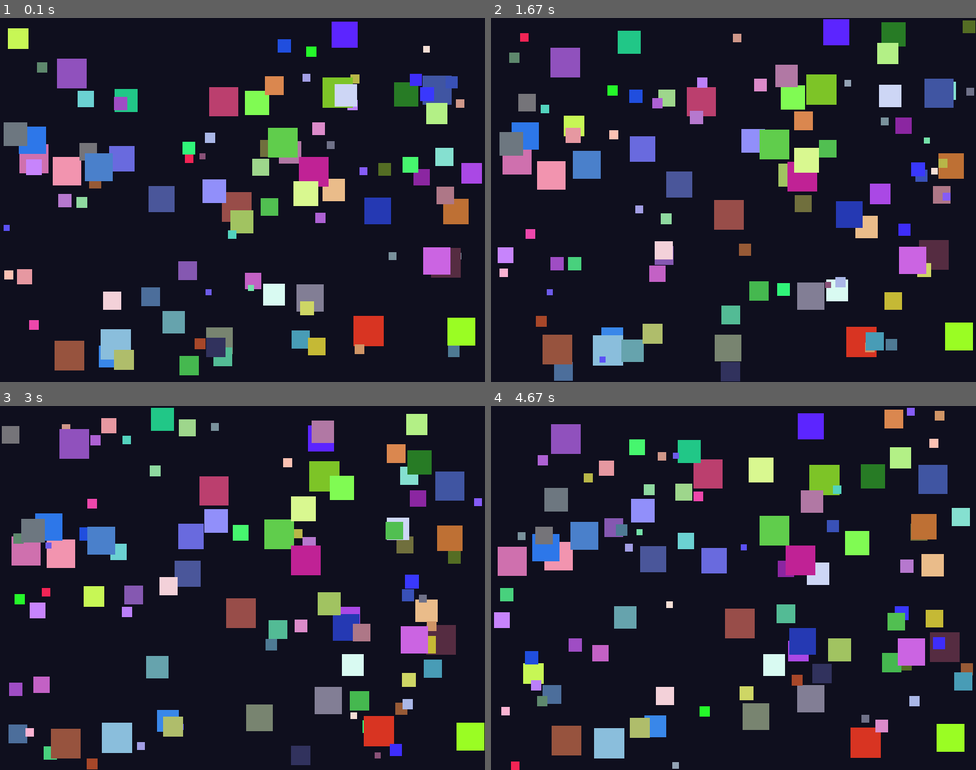
Above: before the commit, frames 1-4 (two rows, left to right).
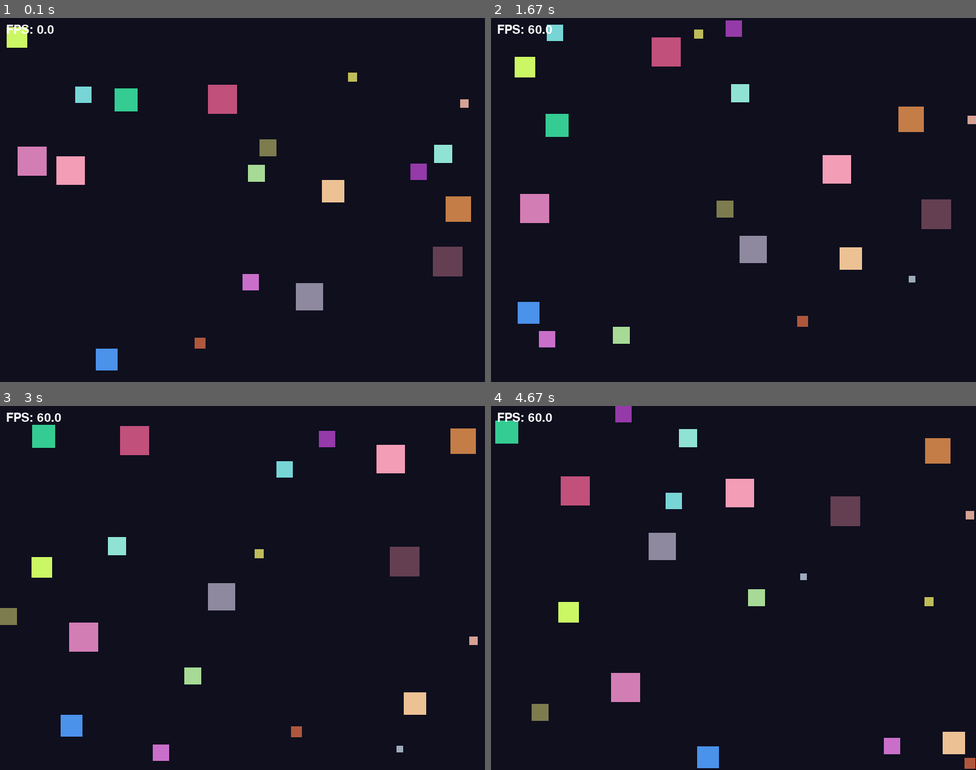
Above: after the commit, the same moments.

Repository: saimaziz1214/lab8-Pygame_Square
Game: pygame game, started from main.py
Same seed, same stepped clock (60 frames per second), same inputs: the game is played once before the commit and once after it.
Inputs:
- Up to frame 1 (0.1 s): no input
- Up to frame 2 (1.67 s): no input
- Up to frame 3 (3 s): no input
- Up to frame 4 (4.67 s): no input

The runs differ from the first frame. In frame 1, 17% of the frame differs, in the area x 0-100%, y 1-99%; in frame 2, 24%; in frame 3, 24%; in frame 4, 25%, in the area x 0-100%, y 0-100%.

Commit message:
Initial commit

Diff:
--- a/main.py
+++ b/main.py
@@ -2,76 +2,82 @@
 import sys
 import random
 
-# Initialize Pygame
 pygame.init()
 
-# Screen settings
 WIDTH, HEIGHT = 800, 600
+FPS = 60
+
 screen = pygame.display.set_mode((WIDTH, HEIGHT))
 pygame.display.set_caption("Moving Squares")
+clock = pygame.time.Clock()
+font = pygame.font.SysFont(None, 30)
 
-# Global settings
-NUM_SQUARES = 100
 MIN_SIZE = 10
 MAX_SIZE = 50
-GLOBAL_MAX_SPEED = 5
-JITTER = 0.3  # How much direction randomly changes per frame
-
-clock = pygame.time.Clock()
+NUM_SQUARES = 20
 
 def make_square():
     size = random.randint(MIN_SIZE, MAX_SIZE)
-    # Bigger = slower: max_speed is inversely proportional to size
-    max_speed = GLOBAL_MAX_SPEED * (1 - (size - MIN_SIZE) / (MAX_SIZE - MIN_SIZE + 1))
-    max_speed = max(0.5, max_speed)  # Ensure minimum movement
-    speed = random.uniform(0.5, max_speed)
+    speed = 200 * (1 - (size - MIN_SIZE) / (MAX_SIZE - MIN_SIZE + 1))
+    speed = max(50, speed)
     return {
-        "x": random.randint(0, WIDTH - size),
-        "y": random.randint(0, HEIGHT - size),
-        "size": size,
+        "x": float(random.randint(0, WIDTH - size)),
+        "y": float(random.randint(0, HEIGHT - size)),
         "dx": random.choice([-1, 1]) * speed,
         "dy": random.choice([-1, 1]) * speed,
-        "max_speed": max_speed,
-        "color": (random.randint(30, 255), random.randint(30, 255), random.randint(30, 255)),
+        "size": size,
+        "color": (random.randint(50, 255), random.randint(50, 255), random.randint(50, 255)),
     }
 
-# Create 100 squares
+def apply_flee(squares):
+    for sq in squares:
+        for other in squares:
+            if sq is other:
+                continue
+            if sq["size"] < other["size"]:
+                fx = sq["x"] - other["x"]
+                fy = sq["y"] - other["y"]
+                dist = (fx**2 + fy**2) ** 0.5
+                if dist < 150 and dist > 0:
+                    fx /= dist
+                    fy /= dist
+                    flee_strength = 300
+                    sq["dx"] += fx * flee_strength * 0.05
+                    sq["dy"] += fy * flee_strength * 0.05
+                    speed = (sq["dx"]**2 + sq["dy"]**2) ** 0.5
+                    max_speed = 300
+                    if speed > max_speed:
+                        sq["dx"] = sq["dx"] / speed * max_speed
+                        sq["dy"] = sq["dy"] / speed * max_speed
+
 squares = [make_square() for _ in range(NUM_SQUARES)]
 
-# Main loop
 while True:
+    delta_time = clock.tick(FPS) / 1000.0
+
     for event in pygame.event.get():
         if event.type == pygame.QUIT:
             pygame.quit()
             sys.exit()
 
-    screen.fill((15, 15, 30))  # Dark background
+    screen.fill((15, 15, 30))
+
+    apply_flee(squares)
 
     for sq in squares:
-        # Jitter: randomly nudge direction a little
-        sq["dx"] += random.uniform(-JITTER, JITTER)
-        sq["dy"] += random.uniform(-JITTER, JITTER)
+        sq["x"] += sq["dx"] * delta_time
+        sq["y"] += sq["dy"] * delta_time
 
-        # Clamp speed to this square's max_speed
-        speed = (sq["dx"] ** 2 + sq["dy"] ** 2) ** 0.5
-        if speed > sq["max_speed"]:
-            scale = sq["max_speed"] / speed
-            sq["dx"] *= scale
-            sq["dy"] *= scale
-
-        # Move
-        sq["x"] += sq["dx"]
-        sq["y"] += sq["dy"]
-
-        # Bounce off walls
         if sq["x"] <= 0 or sq["x"] + sq["size"] >= WIDTH:
             sq["dx"] *= -1
-            sq["x"] = max(0, min(WIDTH - sq["size"], sq["x"]))
+            sq["x"] = max(0.0, min(float(WIDTH - sq["size"]), sq["x"]))
         if sq["y"] <= 0 or sq["y"] + sq["size"] >= HEIGHT:
             sq["dy"] *= -1
-            sq["y"] = max(0, min(HEIGHT - sq["size"], sq["y"]))
+            sq["y"] = max(0.0, min(float(HEIGHT - sq["size"]), sq["y"]))
 
         pygame.draw.rect(screen, sq["color"], (sq["x"], sq["y"], sq["size"], sq["size"]))
 
+    fps_text = font.render(f"FPS: {clock.get_fps():.1f}", True, (255, 255, 255))
+    screen.blit(fps_text, (10, 10))
+
     pygame.display.flip()
-    clock.tick(60)
Not shown, removed: .github/agents/journal-logger.agent.md
Not shown, changed: .github/copilot-instructions.md
Not shown, added: JOURNAL.md
Not shown, added: MY_Notes.md
Not shown, changed: REPORT.md
